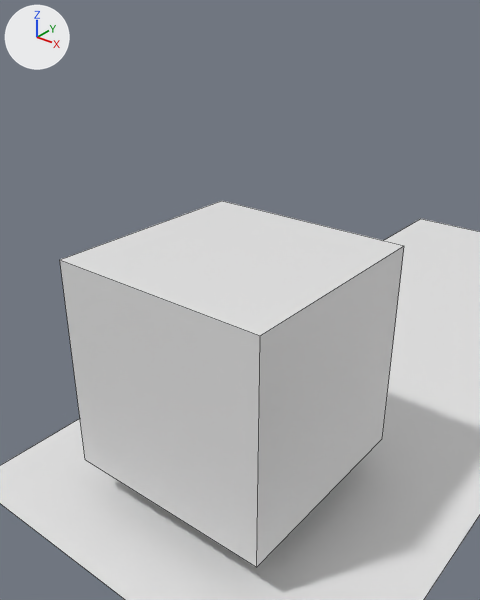
Renders of the Blender file resources/models/mall/mall.blend from each side of a commit.
Both versions are drawn from a 50 mm lens placed at (3.17, -7.31, 4.39), pointed at (-0.05, -3.29, 1.9). The axes (+X, +Y, +Z) are drawn at upper left. The lights are the same throughout. Mesh edges are drawn as thin lines.

The older version as bpy lines, for what is in view:
```python
me_cube = bpy.data.meshes.new('Cube')
me_cube.from_pydata(...)  # a box spanning x -1.0..1.0, y -1.0..1.0, z -1.0..1.0
me_cube.materials.append(mat_white_tiles)  # its picture is missing
me_plane = bpy.data.meshes.new('Plane')
me_plane.from_pydata([(-1.0, -1.0, 0.0), (1.0, -1.0, 0.0), (-1.0, 1.0, 0.0), (1.0, 1.0, 0.0)], [], [(0, 1, 3, 2)])
me_plane.materials.append(mat_tile)  # its picture is missing
ob_cube = bpy.data.objects.new('Cube', me_cube)
ob_cube.location = (-0.015, -3.375, 1.371)
ob_plane = bpy.data.objects.new('Plane', me_plane)
ob_plane.location = (0.0, 0.0, 0.0)
ob_plane.scale = (2.0, 5.0, 1.0)
```
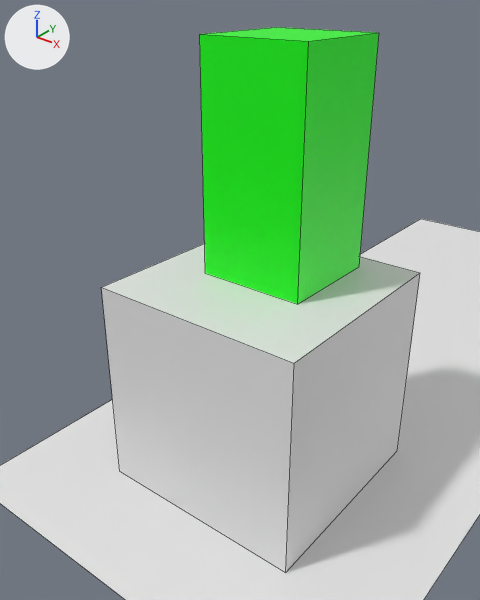
Commit message: add spawn

The edits, one by one:
Picture 'spawn.png' (img_spawn_png) is new.
Material 'spawn' (mat_spawn) is new.
Its texture is img_spawn_png.
Mesh me_cube_001 is new.
It is a box spanning x -1.0..1.0, y 0.56..2.56, z -1.0..1.0.
It uses material mat_spawn (picture img_spawn_png).
Object 'Cube' (ob_cube) moves from (-0.015, -3.375, 1.371) to (0.0, -3.0, 1.0).
Object 'Cube.001' (ob_cube_001) is new; it shows me_cube_001.
Its location is (0.0, -3.5, 3.0).
Its scale is (0.5, 0.5, 1.0).

Boxes (x1, y1, x2, y2) around the edits, measured in the pictures (480 x 600 px):
'Cube', moved
    before: (60, 201, 404, 567)
    after: (101, 244, 420, 573)
'Cube.001', added (green)
    after: (200, 27, 379, 304)
